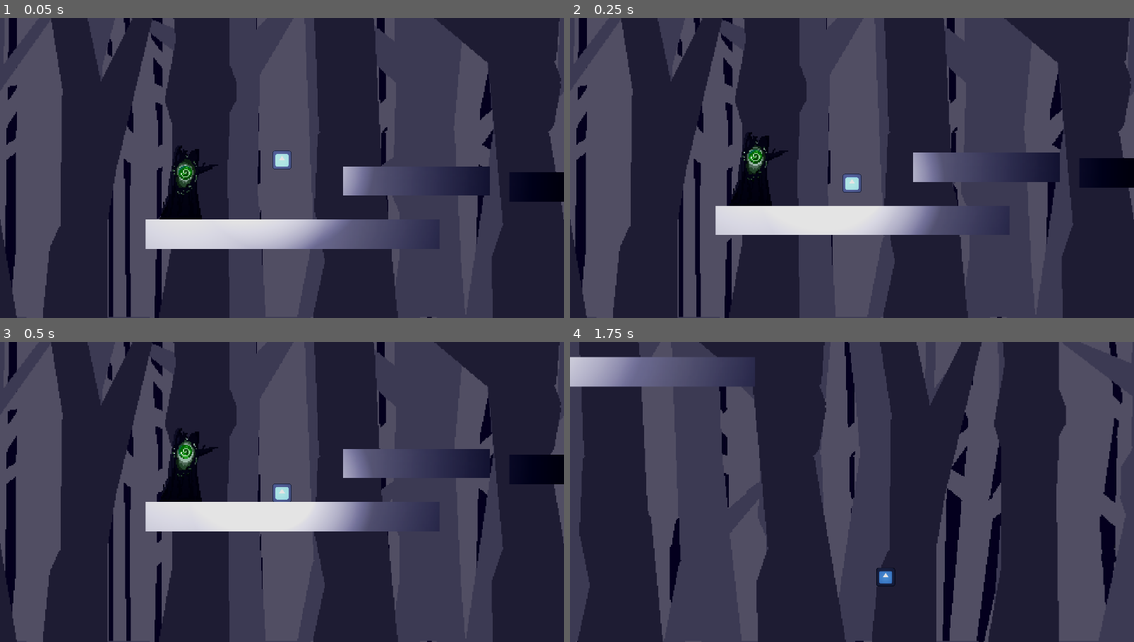
Above: before the commit, frames 1-4 (two rows, left to right).
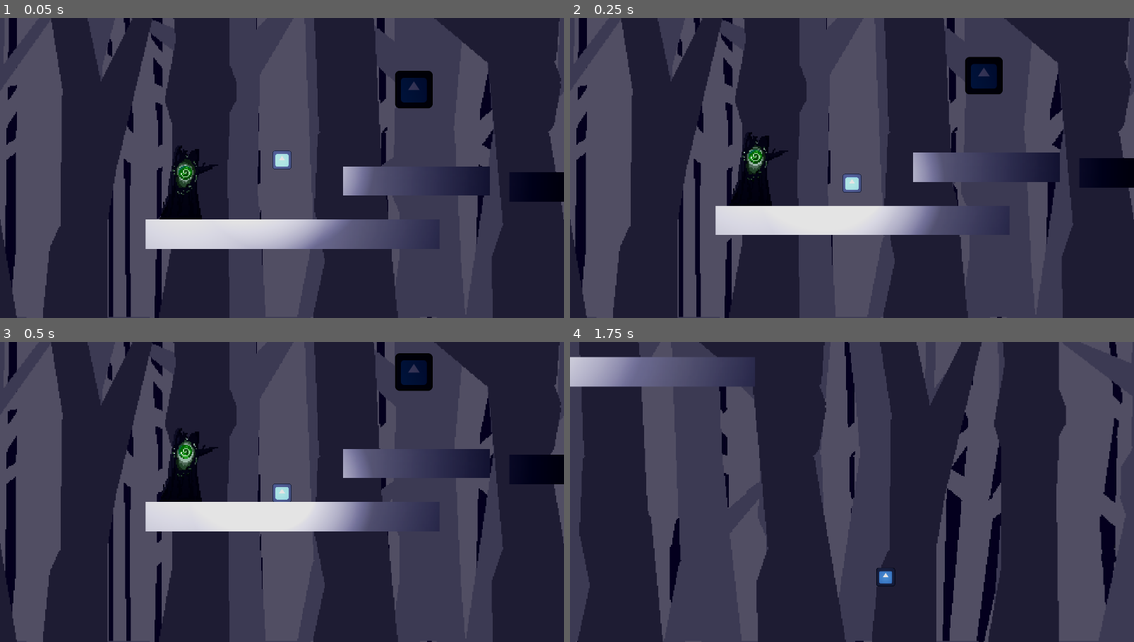
Above: after the commit, the same moments.

Repository: Awesum-Possum/OrbitalGameJam6
Game: Godot game, scene res://initial_scene.tscn
The game is run twice, just before and just after one commit, with the same random seed, the same clock (stepped at 60 frames per second) and the same inputs. The engine's default icon, where the game draws it, is replaced by a stand-in: a white triangle on a blue panel in a dark square.
Inputs (mouse positions are in pixels of both pictures, inside the frame that each line leads up to):
- Up to frame 1 (0.05 s): no input
- Up to frame 2 (0.25 s): no input
- Up to frame 3 (0.5 s): no input
- Up to frame 4 (1.75 s): tap Enter (string_released) at 0.5 s; move the mouse to (976, 477) at 0.52 s; hold D (walk_right) from 0.53 s (still down); click (976, 477) at 0.6 s; tap W (jump) at 0.77, 1.52 s; move the mouse to (739, 507) at 1.27 s; click (739, 507) at 1.35 s

The runs differ from the first frame. In frame 1, 0.8% of the frame differs, in the area x 70-77%, y 17-31%; in frame 2, 0.8%; in frame 3, 0.8%, in the area x 70-77%, y 3-17%; in frame 4, nothing differs.

Commit message:
Rope del cazzo

Diff:
--- a/initial_scene.tscn
+++ b/initial_scene.tscn
@@ -8,6 +8,8 @@
 [ext_resource type="PackedScene" uid="uid://7v5m3lu6n5lv" path="res://falling_platform.tscn" id="4_6b7q3"]
 [ext_resource type="Texture2D" uid="uid://bjrpitvvkilnn" path="res://assets/FrontTree.png" id="4_xpx8k"]
 [ext_resource type="PackedScene" uid="uid://cd7vx5ipurp0a" path="res://stele.tscn" id="8_r33a5"]
+[ext_resource type="PackedScene" uid="uid://dx4vij7bgwyrv" path="res://string_target.tscn" id="9_81pp6"]
+[ext_resource type="Texture2D" uid="uid://rjyr661ehjad" path="res://icon.svg" id="10_hp0qc"]
 
 [sub_resource type="QuadMesh" id="QuadMesh_nh1hs"]
 size = Vector2(1000, 100)
@@ -28,6 +30,11 @@
 tonemap_white = 4.75
 adjustment_enabled = true
 adjustment_color_correction = SubResource("GradientTexture2D_b2w4r")
+
+[sub_resource type="CircleShape2D" id="CircleShape2D_ktdbr"]
+
+[sub_resource type="RectangleShape2D" id="RectangleShape2D_xlrh7"]
+size = Vector2(36.368, 7.30509)
 
 [node name="Node2D" type="Node2D"]
 
@@ -121,3 +128,20 @@
 [node name="Stele2" parent="." instance=ExtResource("8_r33a5")]
 position = Vector2(3331, 30)
 scale = Vector2(4, 4)
+
+[node name="Branch" type="StaticBody2D" parent="."]
+position = Vector2(1024, 35)
+
+[node name="CollisionShape2D" type="CollisionShape2D" parent="Branch"]
+shape = SubResource("CircleShape2D_ktdbr")
+
+[node name="Sprite2D" type="Sprite2D" parent="Branch"]
+texture = ExtResource("10_hp0qc")
+
+[node name="StringTarget" parent="Branch" instance=ExtResource("9_81pp6")]
+
+[node name="CollisionShape2D" type="CollisionShape2D" parent="Branch/StringTarget"]
+position = Vector2(-1, -1.5)
+rotation = -3.14159
+scale = Vector2(2.5297, -13.2784)
+shape = SubResource("RectangleShape2D_xlrh7")
--- a/physical_string.tscn
+++ /dev/null
@@ -1,12 +0,0 @@
-[gd_scene load_steps=3 format=3 uid="uid://c5v1c8h8ovbf7"]
-
-[ext_resource type="Script" path="res://scripts/physical_string.gd" id="1_5jyxf"]
-
-[sub_resource type="CanvasTexture" id="CanvasTexture_bfpw3"]
-
-[node name="PhysicalString" type="Node2D"]
-script = ExtResource("1_5jyxf")
-
-[node name="StringNode" type="Sprite2D" parent="."]
-visible = false
-texture = SubResource("CanvasTexture_bfpw3")
--- a/player.tscn
+++ b/player.tscn
@@ -1,8 +1,7 @@
-[gd_scene load_steps=7 format=3 uid="uid://csvwlhcc36hyr"]
+[gd_scene load_steps=6 format=3 uid="uid://csvwlhcc36hyr"]
 
 [ext_resource type="Script" path="res://scripts/player.gd" id="1_7gc77"]
 [ext_resource type="Texture2D" uid="uid://rjyr661ehjad" path="res://icon.svg" id="2_y2blq"]
-[ext_resource type="PackedScene" uid="uid://c5v1c8h8ovbf7" path="res://physical_string.tscn" id="2_ycryk"]
 [ext_resource type="PackedScene" uid="uid://bi3oqddwfmtta" path="res://point_light.tscn" id="3_sde1v"]
 
 [sub_resource type="RectangleShape2D" id="RectangleShape2D_qlrpt"]
@@ -13,8 +12,6 @@
 [node name="Player" type="CharacterBody2D"]
 script = ExtResource("1_7gc77")
 friction = 1.0
-
-[node name="PhysicalString" parent="." instance=ExtResource("2_ycryk")]
 
 [node name="Sprite2D" type="Sprite2D" parent="."]
 position = Vector2(0, -33)
--- /dev/null
+++ b/rope/Rope.tscn
@@ -0,0 +1,6 @@
+[gd_scene load_steps=2 format=3 uid="uid://ir4goq16iq8l"]
+
+[ext_resource type="Script" path="res://scripts/rope_render.gd" id="1_tkrgd"]
+
+[node name="Rope" type="Node2D"]
+script = ExtResource("1_tkrgd")
--- /dev/null
+++ b/rope/RopeEndPiece.tscn
@@ -0,0 +1,17 @@
+[gd_scene load_steps=3 format=3 uid="uid://bix0fscjhqftg"]
+
+[ext_resource type="Texture2D" uid="uid://rjyr661ehjad" path="res://icon.svg" id="1_ggq3w"]
+
+[sub_resource type="CircleShape2D" id="CircleShape2D_s6vpk"]
+radius = 2.0
+
+[node name="RopeEndPiece" type="RigidBody2D"]
+
+[node name="C" type="CollisionShape2D" parent="."]
+shape = SubResource("CircleShape2D_s6vpk")
+
+[node name="Pin" type="PinJoint2D" parent="C"]
+
+[node name="Sprite2D" type="Sprite2D" parent="."]
+scale = Vector2(0.1, 0.107)
+texture = ExtResource("1_ggq3w")
--- /dev/null
+++ b/rope/RopePiece.tscn
@@ -0,0 +1,11 @@
+[gd_scene load_steps=2 format=3 uid="uid://rda7cvjw33e7"]
+
+[sub_resource type="RectangleShape2D" id="RectangleShape2D_412ku"]
+size = Vector2(2, 2)
+
+[node name="RopePiece" type="RigidBody2D"]
+
+[node name="C" type="CollisionShape2D" parent="."]
+shape = SubResource("RectangleShape2D_412ku")
+
+[node name="Pin" type="PinJoint2D" parent="C"]
--- /dev/null
+++ b/rope/physical_string.tscn
@@ -0,0 +1,11 @@
+[gd_scene load_steps=3 format=3 uid="uid://c5v1c8h8ovbf7"]
+
+[ext_resource type="Script" path="res://scripts/physical_string.gd" id="1_7sk61"]
+[ext_resource type="PackedScene" uid="uid://bix0fscjhqftg" path="res://rope/RopeEndPiece.tscn" id="2_1dkf1"]
+
+[node name="PhysicalString" type="Node2D"]
+script = ExtResource("1_7sk61")
+
+[node name="RopeStartPiece" parent="." instance=ExtResource("2_1dkf1")]
+
+[node name="RopeEndPiece" parent="." instance=ExtResource("2_1dkf1")]
--- a/scripts/StringTarget.gd
+++ b/scripts/StringTarget.gd
@@ -1,6 +1,5 @@
-extends Node2D
+extends Area2D
 
-@export var sprite = Sprite2D.new();
 const IS_STRING_TARGET = 0;
 
 signal string_to_me
@@ -14,7 +13,7 @@
 func _process(delta):
 	pass
 
-func _input(event):
+func _input_event(viewport: Object, event: InputEvent, shape_idx: int):
 	if Input.is_action_just_pressed("string_launched"):
-		if sprite.get_rect().has_point(to_local(event.position)):
-			emit_signal('string_to_me')
+		print("String target clicked")
+		emit_signal('string_to_me', get_parent())
--- a/scripts/physical_string.gd
+++ b/scripts/physical_string.gd
@@ -1,11 +1,23 @@
 extends Node2D
 
 @export var ndiscret = 2
-@onready var nodeSprite = $StringNode;
+@export var mass = 50.0
+
+var nodeImg = preload("res://icon.svg")
 
 var target = null;
 var joints = []
 var bodies = []
+
+
+var parts = []
+var piece_length = 4.0
+var rope_close_tolerance = 4.0
+
+var RopePiece = preload("res://rope/RopePiece.tscn")
+
+@onready var rope_start_piece = $RopeStartPiece
+@onready var rope_end_piece = $RopeEndPiece
 
 # Called when the node enters the scene tree for the first time.
 func _ready():
@@ -15,6 +27,48 @@
 func _process(delta):
 	pass
 
+func spawn_rope(start : Vector2, end : Vector2):
+	rope_start_piece.global_position = start
+	rope_start_piece.global_position = end
+	start = rope_start_piece.get_node('C/Pin').global_position
+	end = rope_end_piece.get_node('C/Pin').global_position
+
+	var distance = start.distance_to(end)
+	var amount = round(distance / piece_length)
+	var spawn_angle = (start - end).angle() - PI/2
+
+	create_rope(amount, rope_start_piece, end, spawn_angle)
+
+
+func create_rope(piece_amount:int, parent:Object, end_pos:Vector2, spawn_angle:float):
+
+	for i in piece_amount:
+		parent = add_piece(parent, i, spawn_angle)
+		parent.set_name('rope_piece'+str(i))
+		parts.append(parent)
+
+		var joint_pos = parent.get_node('C/Pin').global_position
+		if joint_pos.distance_to(end_pos) < rope_close_tolerance:
+			break
+
+	rope_end_piece.get_node('C/Pin').node_a = rope_end_piece.get_path()
+	rope_end_piece.get_node('C/Pin').node_b = parts[-1].get_path()
+
+
+func add_piece(parent : Object, id: int, spawn_angle : float):
+	var joint : PinJoint2D = parent.get_node('C/Pin') as PinJoint2D
+	var piece : Object = RopePiece.instantiate() as Object
+	piece.global_position = joint.global_position
+	piece.rotation = spawn_angle
+	#piece.parent = self
+	#piece.id = id
+	add_child(piece)
+	joint.node_a = parent.get_path()
+	joint.node_b = piece.get_path()
+
+	return piece
+
+
 # object must be a PhysicsBody2D
 func on_target_fix(object):
 
@@ -22,17 +76,23 @@
 	target = object
 
 	# get location and distance
-	#var distance = get_parent().global_position.distance_to(object.global_position)
+	var distance = get_parent().global_position.distance_to(object.global_position)
 	var direction = object.global_position - get_parent().global_position
 
 	# create pointlike physics2D
-	for i in range(ndiscret - 1):
+	for i in range(ndiscret):
 
 		# create and link body
 		var body = RigidBody2D.new()
+		body.mass = mass / ndiscret
+		#body.limit_angular_velocity = true
+		#body.angular_velocity_limit = 1.0
+
+		var sprite = Sprite2D.new()
+		sprite.texture = nodeImg
 
 		# add sprite to node
-		body.add_child(nodeSprite)
+		body.add_child(sprite)
 
 		# set body positions
 		var relative_position = (i+1) * direction / ndiscret
@@ -42,27 +102,34 @@
 		add_child(body)
 		bodies.append(body)
 
-	# create joints and attach them
 	for i in range(ndiscret):
+		# create and link joint
+		var joint = PinJoint2D.new()
+		joint.softness = 0.5
 
-		# create and link joint
-		var joint = DampedSpringJoint2D.new()
-
-		# link joints
-		if i == 0:
-			joint.node_a = get_parent()
-		elif i > 0:
-			joint.node_a = joints[i-1]
-
-		if i < ndiscret-1:
-			joint.node_b = joints[i+1]
-		elif i == ndiscret-1:
-			joint.node_b = target
+		#joint.length = distance / (ndiscret + 1)
 
 		# link joint
 		add_child(joint)
 		joints.append(joint)
 
+		# link joints
+		if i == 0:
+			joint.node_a = $EndPoint.get_path()
+		elif i > 0:
+			joint.node_a = bodies[i].get_path()
+
+		if i < ndiscret-1:
+			joint.node_b = bodies[i+1].get_path()
+
+
+	# create and link last joint
+	var joint = PinJoint2D.new()
+	add_child(joint)
+	joints.append(joint)
+	#joint.length = distance / (ndiscret + 1)
+	joint.node_a = bodies[ndiscret-1].get_path()
+	joint.node_b = target.get_path()
 
 func on_target_release():
 
@@ -72,3 +139,7 @@
 	# destroy joints
 	for joint in joints:
 		remove_child(joint)
+
+# get endpoint position
+func endpoint_velocity():
+	return $EndPoint.linear_velocity
--- a/scripts/player.gd
+++ b/scripts/player.gd
@@ -12,15 +12,27 @@
 @export_range(0.0, 1.0) var acceleration = 0.25
 
 @onready var light = $Light
-@onready var physical_string = $PhysicalString
+
+var Rope = preload("res://rope/Rope.tscn")
 
 var string_attached = false
 var string_target_reachable = []
+var rope = null
+var rope_force = 50
 
 func _physics_process(delta):
 	# Add the gravity.
 	if not is_on_floor():
 		velocity.y += Globals.GRAVITY * delta
+
+	# keep fixed to string/rope
+	if string_attached:
+		var end_pos = get_global_mouse_position()
+		var start_pos = global_position
+
+		# apply force proportional to distance
+		velocity += (end_pos - start_pos) * rope_force * delta
+		rope.update_rope(start_pos, end_pos)
 
 	# Handle jump.
 	if Input.is_action_just_pressed("jump") and is_on_floor():
@@ -53,15 +65,26 @@
 	print("Regen Light")
 	light.reset()
 
+
+# rope handlers
 func _on_activate_string(object):
 	if not string_attached:
+		print("Attaching string")
 		string_attached = true
-		physical_string.on_target_fix(object)
 
+		var end_pos = get_global_mouse_position()
+		var start_pos = global_position
+
+		rope = Rope.instantiate()
+		rope.texture = load("res://icon.svg")
+		add_child(rope)
+		rope.spawn_rope(start_pos, end_pos)
 
 func _on_release_string():
+	print("Detaching string")
 	string_attached = false
-	physical_string.on_target_release()
+	remove_child(rope)
+	rope = null
 
 
 # register targettable body
@@ -69,7 +92,8 @@
 	# add body if it is a target
 	for child in body.get_children():
 		if 'IS_STRING_TARGET' in child:
-			child.connect('string_to_me', self, '_on_activate_string')
+			print("Potential target enter view")
+			child.connect('string_to_me', _on_activate_string)
 			string_target_reachable.append(body)
 			break
 
@@ -81,7 +105,8 @@
 		# find child with signal
 		for child in body.get_children():
 			if 'IS_STRING_TARGET' in child:
-				child.disconnect('string_to_me', self, '_on_activate_string')
+				print("Potential target exit")
+				child.disconnect('string_to_me', _on_activate_string)
 				break
 
 		# remove body from list
--- /dev/null
+++ b/scripts/rope_render.gd
@@ -0,0 +1,29 @@
+extends Node2D
+
+var nodes = []
+@export var amount : int = 20
+@export var texture : Texture2D = null
+
+# Called when the node enters the scene tree for the first time.
+func _ready():
+	pass # Replace with function body.
+
+# Called every frame. 'delta' is the elapsed time since the previous frame.
+func _process(delta):
+	pass
+
+func spawn_rope(start : Vector2, end : Vector2):
+	for i in range(amount):
+		var node = Sprite2D.new()
+		node.texture = texture
+
+		var pos = (end - start) / amount
+		node.global_position = pos
+
+		add_child(node)
+		nodes.append(node)
+
+
+func update_rope(start : Vector2, end : Vector2):
+	for i in range(amount):
+		nodes[i].global_position = (end - start) / amount
--- a/string_target.tscn
+++ b/string_target.tscn
@@ -1,6 +1,6 @@
-[gd_scene load_steps=2 format=3 uid="uid://duw0purl2myp5"]
+[gd_scene load_steps=2 format=3 uid="uid://dx4vij7bgwyrv"]
 
-[ext_resource type="Script" path="res://scripts/StringTarget.gd" id="1_8fko2"]
+[ext_resource type="Script" path="res://scripts/StringTarget.gd" id="1_hxyyd"]
 
-[node name="StringTarget" type="Node2D"]
-script = ExtResource("1_8fko2")
+[node name="StringTarget" type="Area2D"]
+script = ExtResource("1_hxyyd")
Binary file removed: assets/knot.jpg
Not shown, removed: assets/knot.jpg.import
Binary file removed: assets/knot.png
Not shown, removed: assets/knot.png.import
Not shown, added: assets/panico.ogg.import
Not shown: 1 places in initial_scene.tscn that only renumber resources
